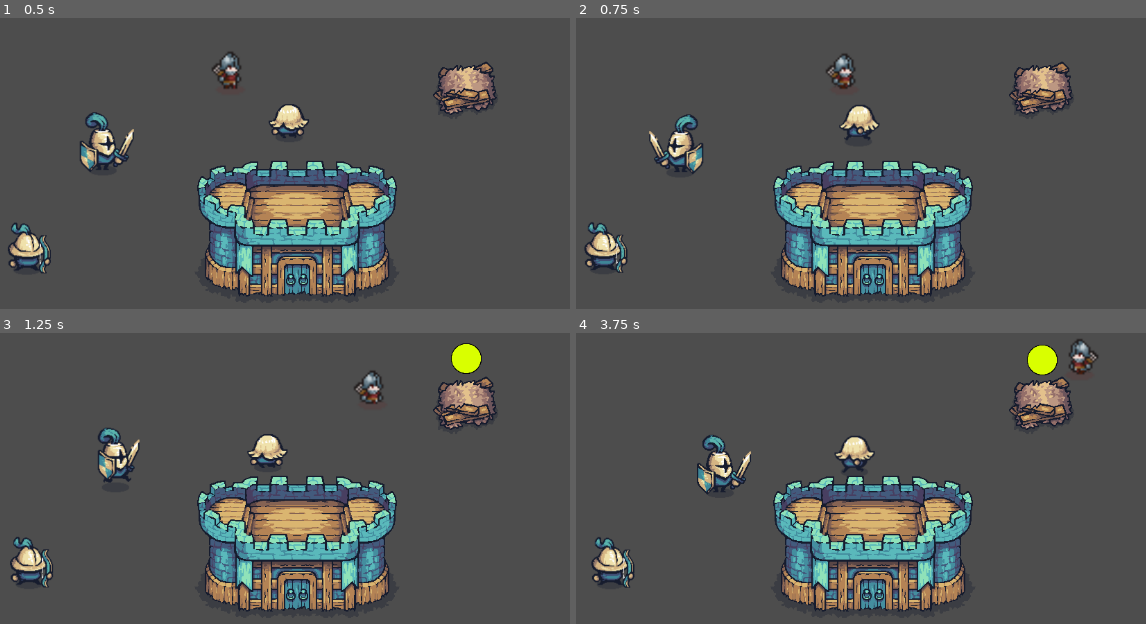
Above: before the commit, frames 1-4 (two rows, left to right).
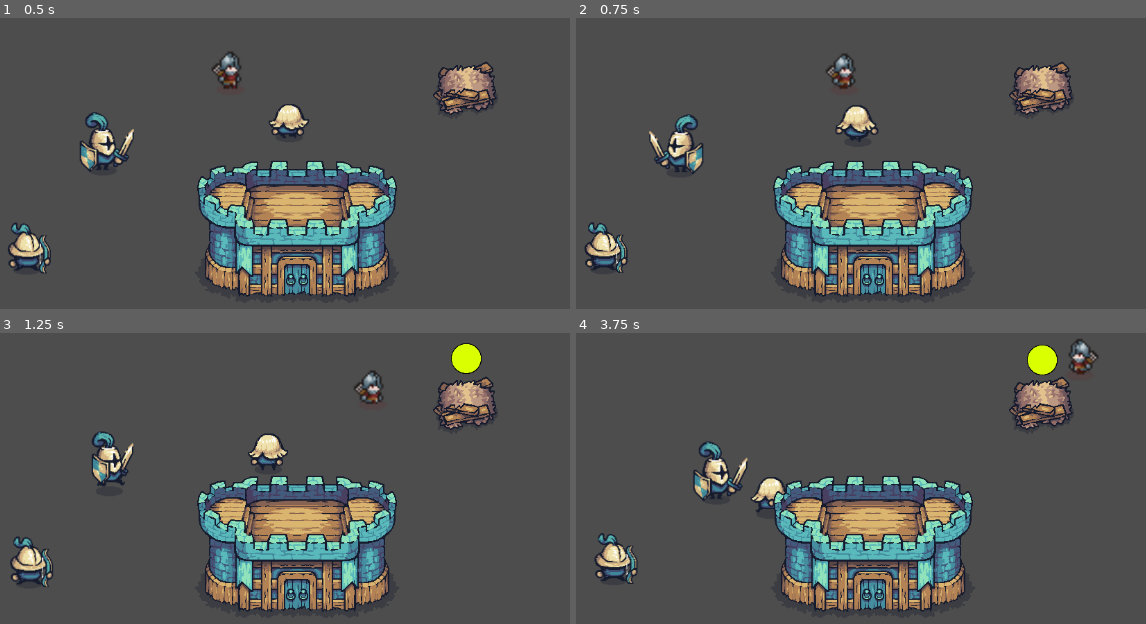
Above: after the commit, the same moments.

Repository: achotai2/battle-game-2D-proto
Game: Godot game, scene res://Scenes/main.tscn
Two runs of this game, one before a commit and one after it. Both use one fixed random seed, a clock stepped at 60 frames per second and the inputs below.
Inputs (mouse positions are in pixels of both pictures, inside the frame that each line leads up to):
- Up to frame 1 (0.5 s): no input
- Up to frame 2 (0.75 s): move the mouse to (1032, 218) at 0.52 s; hold Right (move_right) from 0.53 s (still down); tap Ctrl (attack) at 0.6 s
- Up to frame 3 (1.25 s): keep holding Right (move_right)
- Up to frame 4 (3.75 s): move the mouse to (701, 580) at 1.27 s; release Right (move_right) at 1.28 s; hold S (move_down) 1.28-2.03 s; click (701, 580) at 1.35 s; move the mouse to (940, 458) at 2.02 s; hold Right (move_right) 2.03-2.78 s; tap Space (interact) at 2.1 s; move the mouse to (outside the picture) at 2.77 s; hold W (move_up) 2.78-3.53 s; tap Ctrl (attack) at 2.85 s; move the mouse to (outside the picture) at 3.52 s; hold A (move_left) from 3.53 s (still down); click (outside the picture) at 3.6 s

Frame 1 is identical in both runs. In frame 2, 0.4% of the frame differs, in the area x 1-54%, y 29-87%; in frame 3, 1.4%; in frame 4, 3.1%, in the area x 2-53%, y 35-88%.
Error before the commit: Invalid call. Nonexistent function 'register_worker' in base 'Node (CastleJobBoard)'. (res://Scripts/tactical_worker.gd:191)
Error after the commit: Parse Error: Cannot return value of type "Node2D" because the function return type is "CastleJobBoard". (res://Scripts/minion_tasker.gd:223)

Commit message:
Add minion tasker job handling

Diff:
--- a/Scenes/worker.tscn
+++ b/Scenes/worker.tscn
@@ -6,7 +6,7 @@
 [ext_resource type="Script" uid="uid://58qm17emnwvd" path="res://Scripts/agent_move.gd" id="4_8gahr"]
 [ext_resource type="Script" uid="uid://c2guvnr3dtafe" path="res://Scripts/health.gd" id="5_ddptx"]
 [ext_resource type="Script" uid="uid://cf3jwbm3206s5" path="res://Scripts/minion_pathfinding.gd" id="7_7va4a"]
-[ext_resource type="Script" uid="uid://cjkde0ltdx5i0" path="res://Scripts/tactical_worker.gd" id="8_ca3ot"]
+[ext_resource type="Script" uid="uid://d1ucmtjtmh4hm" path="res://Scripts/minion_tasker.gd" id="8_ca3ot"]
 [ext_resource type="Script" uid="uid://bi15gddmxujcs" path="res://Scripts/agent_tracking.gd" id="8_kdem7"]
 
 [sub_resource type="CapsuleShape2D" id="CapsuleShape2D_ta2g1"]
@@ -25,7 +25,7 @@
 pathfinding = NodePath("MinionPathfinding")
 animation = NodePath("AgentAnimate")
 detection = NodePath("AgentDetection")
-tactical = NodePath("TacticalWorker")
+tactical = NodePath("MinionTasker")
 current_role = &"worker"
 
 [node name="CollisionShape2D" type="CollisionShape2D" parent="."]
@@ -64,15 +64,13 @@
 collision_mask = 1023
 script = ExtResource("8_kdem7")
 my_agent = NodePath("..")
-tactical = NodePath("../TacticalWorker")
+tactical = NodePath("../MinionTasker")
 
 [node name="CollisionShape2D" type="CollisionShape2D" parent="AgentDetection"]
 shape = SubResource("CircleShape2D_65o65")
 debug_color = Color(0.498544, 0.546397, 0.554583, 0.42)
 
-[node name="TacticalWorker" type="Node" parent="." node_paths=PackedStringArray("movement", "pathfinding", "animation")]
+[node name="MinionTasker" type="Node" parent="." node_paths=PackedStringArray("movement")]
 script = ExtResource("8_ca3ot")
 movement = NodePath("../AgentMovement")
-pathfinding = NodePath("../MinionPathfinding")
-animation = NodePath("../AgentAnimate")
-metadata/_custom_type_script = "uid://cjkde0ltdx5i0"
+metadata/_custom_type_script = "uid://d1ucmtjtmh4hm"
--- a/Scripts/UnitRoles.gd
+++ b/Scripts/UnitRoles.gd
@@ -85,7 +85,7 @@
 	PEASANT: TacticalPeasant,
 	SOLDIER: TacticalSoldier,
 	ARCHER: TacticalArcher,
-	WORKER: TacticalWorker,
+	WORKER: MinionTasker,
 }
 
 func get_tactical(role: StringName) -> GDScript:
--- a/Scripts/castle_job_board.gd
+++ b/Scripts/castle_job_board.gd
@@ -83,6 +83,14 @@
 	_assign_if_possible()
 
 
+func register_worker(minion: Node) -> void:
+	register_minion(minion)
+
+
+func unregister_worker(minion: Node) -> void:
+	unregister_minion(minion)
+
+
 # minion calls this when abandoning/completing a job
 func release_job(site: WorkSite, minion: Node) -> void:
 	if site == null:
@@ -90,6 +98,21 @@
 	if _reserved_by.get(site) == minion:
 		_release_site(site)
 	_assign_if_possible()
+
+
+func request_job(minion: Node) -> WorkSite:
+	if minion == null or not is_instance_valid(minion):
+		return null
+
+	_prune_invalid_sites()
+	_prune_invalid_minions()
+
+	var site := _pick_best_site_for_minion(minion)
+	if site == null:
+		return null
+
+	_reserve(site, minion)
+	return site
 
 
 # -------------------------
--- /dev/null
+++ b/Scripts/minion_tasker.gd
@@ -0,0 +1,259 @@
+extends Node
+class_name MinionTasker
+
+@export var agent: Node2D = null
+@export var movement: AgentMovement = null
+@export var castle: Node2D = null
+@export var work_range: float = 28.0
+@export var work_interval: float = 0.35
+@export var work_amount: float = 1.0
+@export_range(0.05, 1.0, 0.05) var think_interval: float = 0.25
+@export var blast_think: bool = true
+
+const JOB_PRIORITY := 5
+
+enum State {
+	IDLE,
+	MOVING,
+	WORKING,
+}
+
+var _job_board: CastleJobBoard = null
+var _site: Node2D = null
+var _state: State = State.IDLE
+var _think_timer: Timer
+var _work_timer: Timer
+
+
+func _ready() -> void:
+	_think_timer = Timer.new()
+	_think_timer.one_shot = false
+	_think_timer.wait_time = think_interval
+	_think_timer.timeout.connect(_on_think)
+	add_child(_think_timer)
+	if blast_think:
+		_think_timer.start(randf() * think_interval)
+	else:
+		_think_timer.start()
+
+	_work_timer = Timer.new()
+	_work_timer.one_shot = false
+	_work_timer.wait_time = work_interval
+	_work_timer.timeout.connect(_on_work_tick)
+	add_child(_work_timer)
+
+	if is_instance_valid(agent) and agent.has_method("return_castle"):
+		set_castle(agent.call("return_castle"))
+	elif is_instance_valid(castle):
+		set_castle(castle)
+
+
+func set_agent(my_agent: Node2D) -> void:
+	agent = my_agent
+	if is_instance_valid(agent) and agent.has_method("return_castle"):
+		set_castle(agent.call("return_castle"))
+
+
+func set_castle(new_castle: Node2D) -> void:
+	if new_castle == castle:
+		return
+
+	_release_job(true)
+	_unregister_from_board()
+
+	castle = new_castle
+	_job_board = _resolve_job_board(castle)
+	if is_instance_valid(_job_board):
+		if _job_board.has_method("register_minion"):
+			_job_board.register_minion(self)
+		elif _job_board.has_method("register_worker"):
+			_job_board.register_worker(self)
+
+	_state = State.IDLE
+	_request_job_if_idle()
+
+
+func switch_job_board(new_castle: Node2D) -> void:
+	set_castle(new_castle)
+
+
+func clear_task() -> void:
+	_release_job(true)
+	_set_idle_state()
+
+
+func has_task() -> bool:
+	return is_instance_valid(_site)
+
+
+func assign_job(site: Node2D) -> void:
+	_release_job(true)
+	if site == null or not is_instance_valid(site):
+		_set_idle_state()
+		return
+
+	_site = site
+	_state = State.MOVING
+	_work_timer.stop()
+	_command_move_to_site()
+
+
+func _on_think() -> void:
+	if agent == null or not is_instance_valid(agent):
+		return
+
+	if not is_instance_valid(_job_board) and agent.has_method("return_castle"):
+		set_castle(agent.call("return_castle"))
+
+	if _site == null or not is_instance_valid(_site):
+		_set_idle_state()
+		_request_job_if_idle()
+		return
+
+	if not _site_needs_work(_site):
+		_release_job(true)
+		_set_idle_state()
+		_request_job_if_idle()
+		return
+
+	match _state:
+		State.MOVING:
+			_command_move_to_site()
+			if _is_in_work_range(_site):
+				_enter_work_state()
+		State.WORKING:
+			_hold_position()
+			if not _is_in_work_range(_site):
+				_state = State.MOVING
+				_work_timer.stop()
+		State.IDLE:
+			_request_job_if_idle()
+
+
+func _on_work_tick() -> void:
+	if agent == null or not is_instance_valid(agent):
+		_work_timer.stop()
+		return
+
+	if _site == null or not is_instance_valid(_site):
+		_work_timer.stop()
+		_set_idle_state()
+		return
+
+	if not _site_needs_work(_site):
+		_release_job(true)
+		_set_idle_state()
+		return
+
+	if not _is_in_work_range(_site):
+		_state = State.MOVING
+		_work_timer.stop()
+		return
+
+	_hold_position()
+	var can_apply := true
+	if is_instance_valid(movement):
+		can_apply = movement.start_work()
+	if can_apply:
+		_apply_work(_site, work_amount)
+
+	if not _site_needs_work(_site):
+		_release_job(true)
+		_set_idle_state()
+
+
+func _enter_work_state() -> void:
+	_state = State.WORKING
+	_hold_position()
+	if _work_timer.is_stopped():
+		_work_timer.start()
+
+
+func _set_idle_state() -> void:
+	_state = State.IDLE
+	_work_timer.stop()
+	if is_instance_valid(movement):
+		movement.clear_movement_order(JOB_PRIORITY + 1)
+
+
+func _request_job_if_idle() -> void:
+	if _state != State.IDLE:
+		return
+	if not is_instance_valid(_job_board):
+		return
+
+	var site: Node2D = null
+	if _job_board.has_method("request_job"):
+		site = _job_board.request_job(self)
+	elif _job_board.has_method("minion_idle"):
+		_job_board.minion_idle(self)
+		return
+
+	if site != null and is_instance_valid(site):
+		assign_job(site)
+
+
+func _command_move_to_site() -> void:
+	if not is_instance_valid(movement):
+		return
+	movement.command_move_to_position(_get_work_position(_site), JOB_PRIORITY)
+
+
+func _hold_position() -> void:
+	if not is_instance_valid(movement):
+		return
+	movement.command_move_velocity(Vector2.ZERO, JOB_PRIORITY)
+
+
+func _release_job(release_to_board: bool) -> void:
+	if release_to_board and is_instance_valid(_job_board) and is_instance_valid(_site):
+		_job_board.release_job(_site, self)
+
+	_site = null
+	_work_timer.stop()
+
+
+func _resolve_job_board(new_castle: Node2D) -> CastleJobBoard:
+	if new_castle == null or not is_instance_valid(new_castle):
+		return null
+
+	if new_castle.has_method("return_job_board"):
+		return new_castle.call("return_job_board")
+	if new_castle.has_method("request_job"):
+		return new_castle
+	return null
+
+
+func _unregister_from_board() -> void:
+	if is_instance_valid(_job_board):
+		if _job_board.has_method("unregister_minion"):
+			_job_board.unregister_minion(self)
+		elif _job_board.has_method("unregister_worker"):
+			_job_board.unregister_worker(self)
+	_job_board = null
+
+
+func _get_work_position(site: Node2D) -> Vector2:
+	if site != null and site.has_method("get_work_position"):
+		return site.call("get_work_position")
+	return agent.global_position if is_instance_valid(agent) else Vector2.ZERO
+
+
+func _apply_work(site: Node2D, amount: float) -> void:
+	if site != null and site.has_method("apply_work"):
+		site.call("apply_work", amount, self)
+
+
+func _site_needs_work(site: Node2D) -> bool:
+	if site == null or not is_instance_valid(site):
+		return false
+	if site.has_method("needs_work"):
+		return bool(site.call("needs_work"))
+	return true
+
+
+func _is_in_work_range(site: Node2D) -> bool:
+	if not is_instance_valid(agent):
+		return false
+	var wp := _get_work_position(site)
+	return agent.global_position.distance_squared_to(wp) <= (work_range * work_range)
--- a/Scripts/worksite.gd
+++ b/Scripts/worksite.gd
@@ -57,7 +57,7 @@
 var _job_board: CastleJobBoard = null
 ## Cached job board reference resolved from castle. We keep it so we can unregister cleanly.
 
-var _reserved_by: TacticalWorker = null
+var _reserved_by: Node2D = null
 ## Which worker (if any) currently has this site reserved.
 ## This is optional coordination; your JobBoard may also manage this at a higher level.
 
@@ -100,7 +100,7 @@
 		return Vector2.ZERO
 
 
-func apply_work(amount: float, worker: TacticalWorker) -> void:
+func apply_work(amount: float, worker: Node2D) -> void:
 	## Called by a worker to contribute progress toward completion.
 	## - amount: how much work this "hit" contributes
 	## - worker: the worker doing the work (useful if you want to attribute credit)
@@ -123,7 +123,7 @@
 # Optional reservation API (used by JobBoard)
 # -------------------------
 
-func can_reserve(worker: TacticalWorker) -> bool:
+func can_reserve(worker: Node2D) -> bool:
 	## Optional hook: JobBoard can ask if this site can be reserved by a given worker.
 	## Here we enforce:
 	## - site must still need work
@@ -138,14 +138,14 @@
 	return _reserved_by == null or not is_instance_valid(_reserved_by)
 
 
-func reserve(worker: TacticalWorker) -> void:
+func reserve(worker: Node2D) -> void:
 	## Optional hook: JobBoard calls this when it assigns/reserves the job for a worker.
 	## If allow_multiple_workers is true, we don't strictly need this.
 	if not allow_multiple_workers:
 		_reserved_by = worker
 
 
-func unreserve(worker: TacticalWorker) -> void:
+func unreserve(worker: Node2D) -> void:
 	## Optional hook: JobBoard calls this when releasing the reservation (worker changed jobs, etc.)
 	## Clears our _reserved_by only if it matches the releasing worker.
 	if _reserved_by == worker:
Not shown, added: Scripts/minion_tasker.gd.uid
